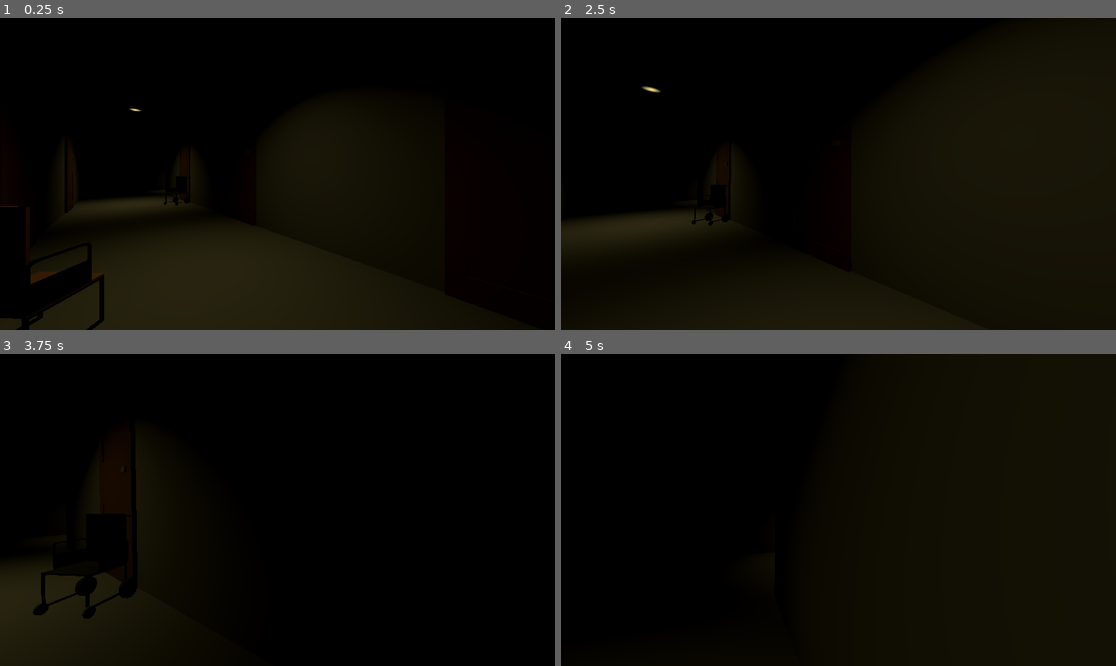
Above: before the commit, frames 1-4 (two rows, left to right).
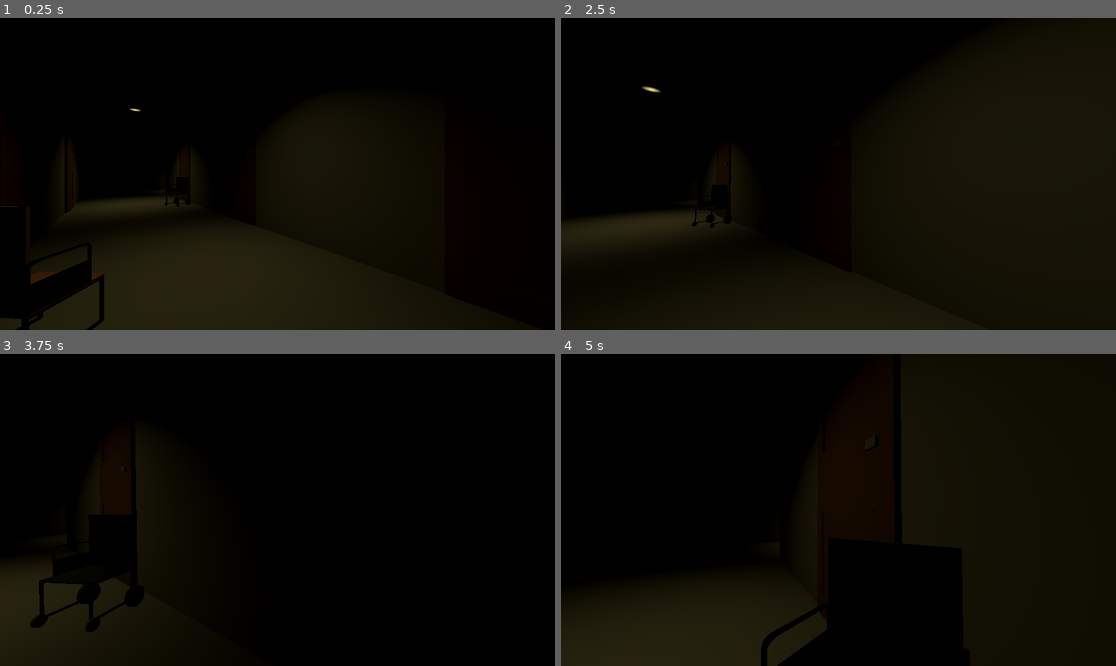
Above: after the commit, the same moments.

Repository: Nawreua/pizza-doggy-jam-4
Game: Godot game, scene res://levels/corridor2b/corridor2b.tscn
The game is run twice, just before and just after one commit, with the same random seed, the same clock (stepped at 60 frames per second) and the same inputs. The project has no main scene, so this scene is started directly.
Inputs (mouse positions are in pixels of both pictures, inside the frame that each line leads up to):
- Up to frame 1 (0.25 s): no input
- Up to frame 2 (2.5 s): tap Enter at 0.5 s; move the mouse to (866, 174) at 0.52 s; hold W (move_forward) from 0.53 s (still down); move the mouse to (810, 174) at 1.27 s; move the mouse to (849, 167) at 2.02 s
- Up to frame 3 (3.75 s): keep holding W (move_forward); move the mouse to (271, 516) at 2.77 s; move the mouse to (316, 513) at 3.52 s
- Up to frame 4 (5 s): keep holding W (move_forward); move the mouse to (794, 506) at 4.27 s

The runs differ from the first frame. In frame 1, less than 0.1% of the frame differs, in the area x 29-35%, y 57-61%; in frame 2, less than 0.1%; in frame 3, 1.0%; in frame 4, 8.5%, in the area x 0-43%, y 75-100%.

Commit message:
levels: fix corridor 2b collision

Diff:
--- a/levels/corridor2b/corridor2b.tscn
+++ b/levels/corridor2b/corridor2b.tscn
@@ -3,9 +3,9 @@
 [ext_resource type="Material" uid="uid://d2wuvwotxphge" path="res://assets/materials/wall_grey.tres" id="1_0hhuj"]
 [ext_resource type="PackedScene" uid="uid://c65ovcsfy68bd" path="res://assets/models/door.glb" id="2_6ggwl"]
 [ext_resource type="PackedScene" uid="uid://cx1t64q6n6hl6" path="res://scenes/player/player.tscn" id="3_75aiw"]
-[ext_resource type="PackedScene" uid="uid://c1riew33xe3aq" path="res://assets/models/chair.glb" id="3_pgt5o"]
 [ext_resource type="PackedScene" uid="uid://dxa8xtqr7xgxb" path="res://scenes/props/lights/spot_light_simple.tscn" id="4_l83in"]
-[ext_resource type="PackedScene" uid="uid://b8u8lg0q386my" path="res://assets/models/wheelchair.glb" id="4_nhkeb"]
+[ext_resource type="PackedScene" uid="uid://bpd7ymb7nneuj" path="res://assets/models/chair.tscn" id="5_fb1am"]
+[ext_resource type="PackedScene" uid="uid://cno4wp71jlixo" path="res://assets/models/wheelchair.tscn" id="5_qjoyh"]
 
 [sub_resource type="PlaneMesh" id="PlaneMesh_0hhuj"]
 material = ExtResource("1_0hhuj")
@@ -209,14 +209,14 @@
 [node name="door8" parent="Props" unique_id=89227635 instance=ExtResource("2_6ggwl")]
 transform = Transform3D(0.5, 0, 0, 0, 0.5, 0, 0, 0, 0.5, -7.558712, 0, 0.18246949)
 
-[node name="chair" parent="Props" unique_id=1806697545 instance=ExtResource("3_pgt5o")]
+[node name="chair2" parent="Props" unique_id=2090081282 instance=ExtResource("5_fb1am")]
+transform = Transform3D(-0.33931702, 0, -0.36723828, 0, 0.5, 0, 0.36723828, 0, -0.33931702, 0.2915616, 0.43898627, 1.1850405)
+
+[node name="chair3" parent="Props" unique_id=646920376 instance=ExtResource("5_fb1am")]
 transform = Transform3D(0.29651976, 0, -0.40258667, 0, 0.5, 0, 0.40258667, 0, 0.29651976, 8.515379, 0.43898627, -0.73210907)
 
-[node name="chair3" parent="Props" unique_id=739988650 instance=ExtResource("3_pgt5o")]
-transform = Transform3D(-0.33931702, 0, -0.36723828, 0, 0.5, 0, 0.36723828, 0, -0.33931702, 0.2915616, 0.43898627, 1.1850405)
-
-[node name="wheelchair" parent="Props" unique_id=1366926973 instance=ExtResource("4_nhkeb")]
-transform = Transform3D(0.43516496, 0, 0.24623455, 0, 0.5, 0, -0.24623455, 0, 0.43516496, -4.5677476, -0.18730825, -1.4894929)
+[node name="wheelchair2" parent="Props" unique_id=500139668 instance=ExtResource("5_qjoyh")]
+transform = Transform3D(0.43516496, 0, 0.24623455, 0, 0.5, 0, -0.24623455, 0, 0.43516496, -4.7871375, 0.6337005, -1.1804316)
 
 [node name="Player" parent="." unique_id=798795127 instance=ExtResource("3_75aiw")]
 transform = Transform3D(0.63883495, 0, 0.7693438, 0, 1, 0, -0.7693438, 0, 0.63883495, 2.4123077, 0.16431761, 0.81243026)
